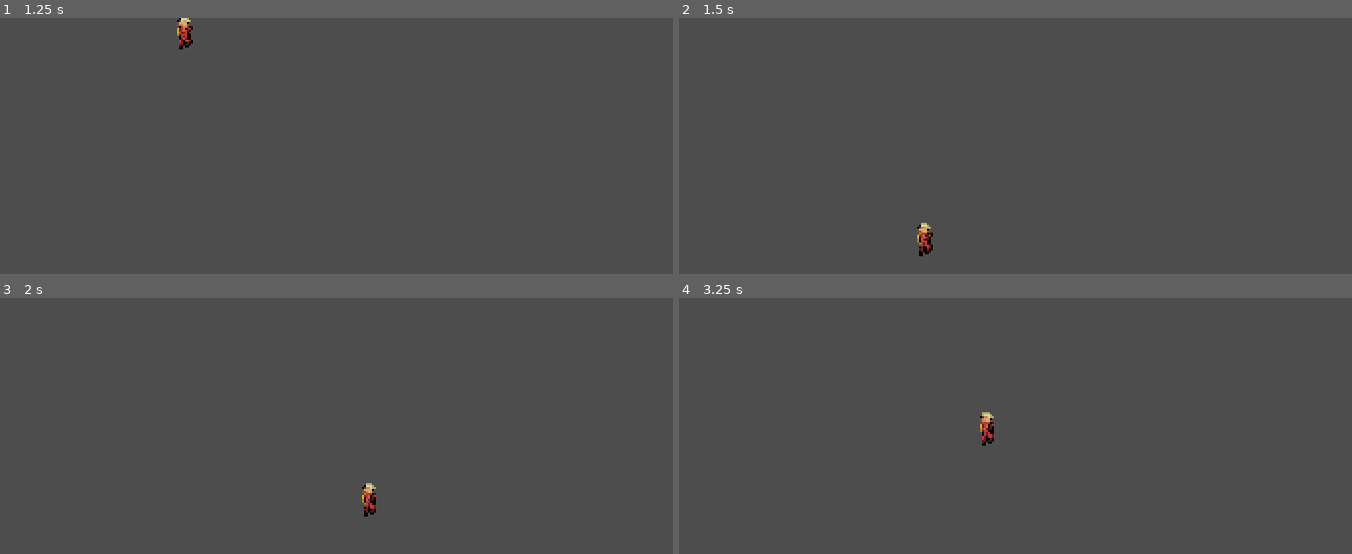
Above: before the commit, frames 1-4 (two rows, left to right).
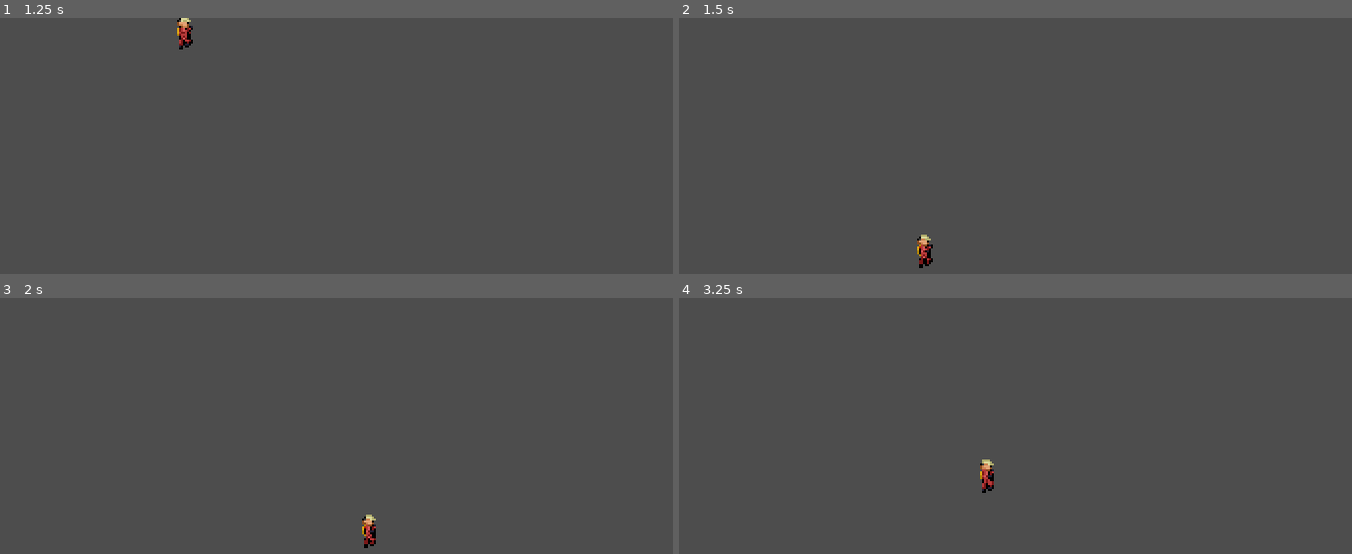
Above: after the commit, the same moments.

Repository: Mohamedyk10/inoxxtag-unclimb
Game: Godot game, scene res://main.tscn
Same seed, same stepped clock (60 frames per second), same inputs: the game is played once before the commit and once after it.
Inputs:
- Up to frame 1 (1.25 s): tap Enter at 0.5 s; hold Right (RIGHT) from 0.53 s (still down); hold Space (JUMP) from 0.53 s (still down)
- Up to frame 2 (1.5 s): keep holding Right (RIGHT); release Space (JUMP) at 1.28 s; tap Space (JUMP) at 1.35 s
- Up to frame 3 (2 s): keep holding Right (RIGHT); tap Space (JUMP) at 1.52, 1.82 s
- Up to frame 4 (3.25 s): release Right (RIGHT) at 2.03 s; hold Left (LEFT) 2.03-2.78 s; hold Space (JUMP) 2.03-2.78 s; hold Right (RIGHT) from 2.78 s (still down); tap Space (JUMP) at 2.85, 3.02 s

Frame 1 is identical in both runs. In frame 2, 0.3% of the frame differs, in the area x 35-38%, y 80-98%; in frame 3, 0.4%; in frame 4, 0.4%, in the area x 44-47%, y 44-77%.

Commit message:
Ajout des piolets

Diff:
--- a/inoxtag-unclimb/player.gd
+++ b/inoxtag-unclimb/player.gd
@@ -1,9 +1,10 @@
 extends CharacterBody2D
 
 const HORIZONTAL_SPEED = 500
-const JUMP_SPEED = -1500
+const VERTICAL_SPEED = 200
+const JUMP_INITIAL_SPEED = -1500
 
-const GRAVITY_G = 7500
+const GRAVITY_ACCELERATION = 7500
 
 var is_jumping = false
 var vertical_speed = 0
@@ -12,25 +13,33 @@
 	pass
 
 func _process(delta) -> void:
-	velocity = Vector2(0, vertical_speed)
-	var up = Input.is_action_pressed("JUMP")
-	var left = Input.is_action_pressed("LEFT")
-	var right = Input.is_action_pressed("RIGHT")
+	velocity = Vector2(0, 0)
 	if is_on_floor():
 		vertical_speed = 0
-	if up:
+	vertical_speed += GRAVITY_ACCELERATION * delta
+	if Input.is_action_pressed("JUMP"):
 		if is_jumping:
-			vertical_speed += 0.5 * GRAVITY_G * delta
+			vertical_speed -= 0.5 * GRAVITY_ACCELERATION * delta  # We remove 50% of gravity if jumping
 		else:
 			if is_on_floor():
 				is_jumping = true
-				vertical_speed = JUMP_SPEED
+				vertical_speed = JUMP_INITIAL_SPEED
 	else:
 		is_jumping = false
-		vertical_speed += GRAVITY_G * delta
+	var uses_ice_axe = false
+	if Input.is_action_pressed("LEFT"):
+		velocity[0] += -HORIZONTAL_SPEED
+		if is_on_wall():
+			uses_ice_axe = true
+	if Input.is_action_pressed("RIGHT"):
+		velocity[0] += HORIZONTAL_SPEED
+		if is_on_wall():
+			uses_ice_axe = true
+	if uses_ice_axe:
+		vertical_speed = 0
+	if Input.is_action_pressed("UP") and uses_ice_axe:
+		vertical_speed -= VERTICAL_SPEED
+	if Input.is_action_pressed("DOWN") and uses_ice_axe:
+		vertical_speed += VERTICAL_SPEED
 	velocity[1] = vertical_speed
-	if left:
-		velocity[0] += -HORIZONTAL_SPEED
-	if right:
-		velocity[0] += HORIZONTAL_SPEED
 	move_and_slide()
--- a/inoxtag-unclimb/project.godot
+++ b/inoxtag-unclimb/project.godot
@@ -60,6 +60,16 @@
 "events": [Object(InputEventKey,"resource_local_to_scene":false,"resource_name":"","device":-1,"window_id":0,"alt_press …(191 unchanged characters)…
 ]
 }
+UP={
+"deadzone": 0.2,
+"events": [Object(InputEventKey,"resource_local_to_scene":false,"resource_name":"","device":-1,"window_id":0,"alt_pressed":false,"shift_pressed":false,"ctrl_pressed":false,"meta_pressed":false,"pressed":false,"keycode":0,"physical_keycode":4194320,"key_label":0,"unicode":0,"location":0,"echo":false,"script":null)
+]
+}
+DOWN={
+"deadzone": 0.2,
+"events": [Object(InputEventKey,"resource_local_to_scene":false,"resource_name":"","device":-1,"window_id":0,"alt_pressed":false,"shift_pressed":false,"ctrl_pressed":false,"meta_pressed":false,"pressed":false,"keycode":0,"physical_keycode":4194322,"key_label":0,"unicode":0,"location":0,"echo":false,"script":null)
+]
+}
 
 [rendering]
 
